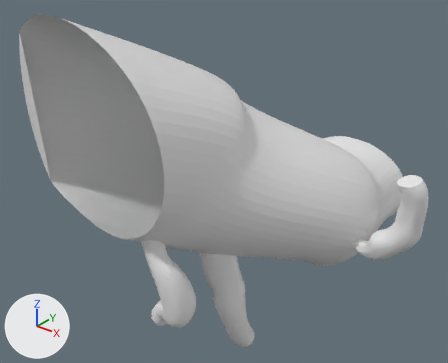
One commit to the OBJ model data/real/H_ABAO_H_0197.obj: the scene before it, then after it.
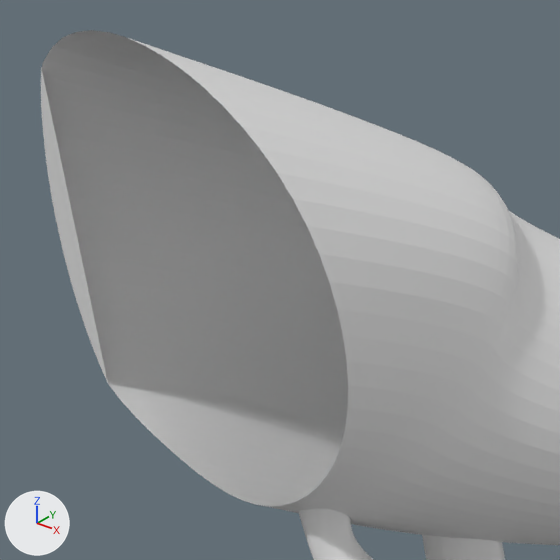
Old and new are each drawn whole from a 50 mm lens placed at (8.79, -48.05, -10.47), pointed at (-0.2, -36.81, -17.44) and again close up on the part from 0% to 59% of the width and 0% to 73% of the height. Lighting does not change. The marker at lower left points along +X, +Y and +Z. The older version's two pictures come first. Where no turn or scale is listed for an object, it has been applied to the vertices.

Before the edit, the objects in view are built like this:
```python
me_h_abao_h_0197 = bpy.data.meshes.new('H_ABAO_H_0197')
me_h_abao_h_0197.from_pydata(...)  # 27770 vertices, 55249 faces; spans x -3.71..4.69, y -40.3..-32.25, z -21.99..-12.92
ob_h_abao_h_0197 = bpy.data.objects.new('H_ABAO_H_0197', me_h_abao_h_0197)
ob_h_abao_h_0197.location = (0.0, 0.0, 0.0)
```
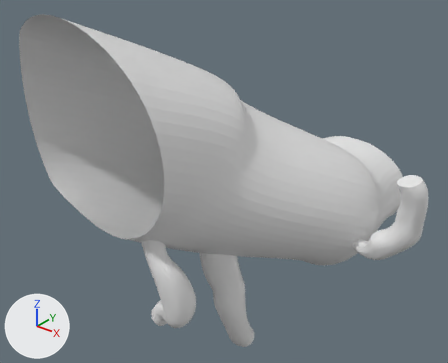
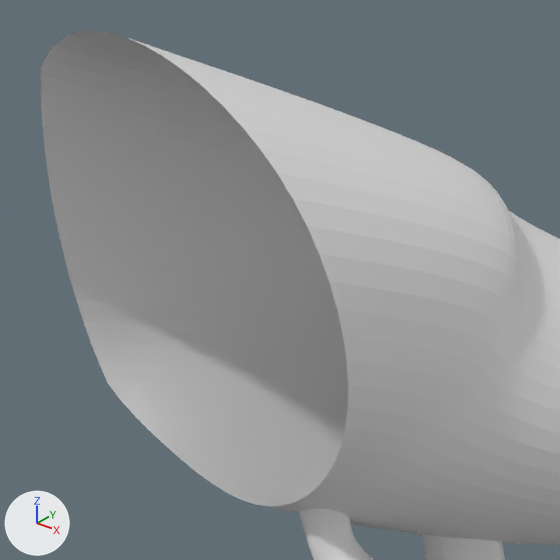
Pixel boxes (x1, y1, x2, y2) of what changed, in the close-ups (560 x 560 px):
part 1 of me_h_abao_h_0197, deleted
    before: (41, 67, 108, 383)

The change, as a list of edits to the scene's bpy script:
```text
Change me_h_abao_h_0197:
    used by ob_h_abao_h_0197; location = (0.0, 0.0, 0.0)
    remove me_h_abao_h_0197.from_pydata(...)  # 27770 vertices, 55249 faces; spans x -3.71..4.69, y -40.3..-32.25, z -21.99..-12.92
    add me_h_abao_h_0197.from_pydata(...)  # 27711 vertices, 55174 faces; spans x -3.71..4.69, y -40.3..-32.25, z -21.99..-12.92
    me_h_abao_h_0197 part 1
    59 vertices are removed from x -3.12..-3.05, y -40.25..-40.01, z -17.08..-13.46
    75 faces are deleted
```
